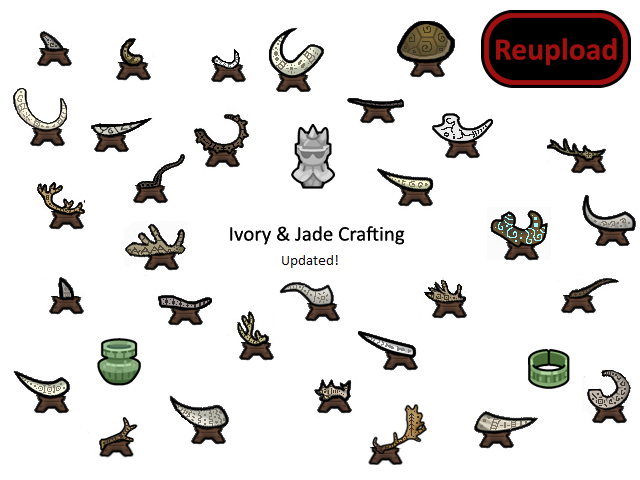
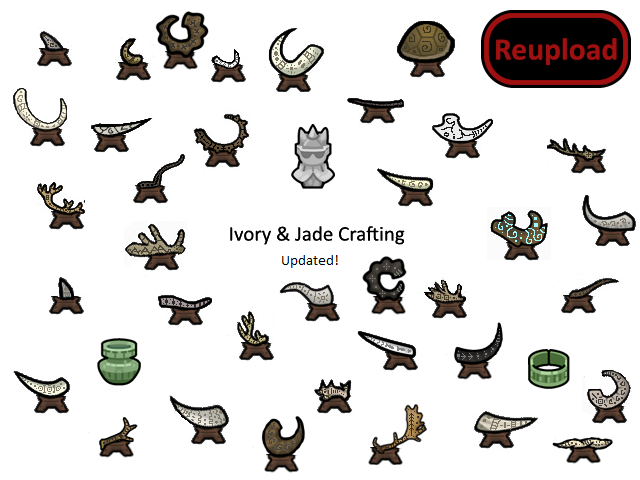
Layered file, before and after one edit (640×480). Changes by layer:
added layer "RackaHornStatue.png" above "MouflonHornStatue.png" over [552, 429, 613, 464]
added layer "MouflonHornStatue.png" above "JacobHornStatue.png" over [151, 11, 209, 70]
added layer "JacobHornStatue.png" above "BighornHornStatue.png" over [445, 322, 503, 380]
added layer "BighornHornStatue.png" above "ArapawaHornStatue.png" over [252, 416, 305, 473]
added layer "ArapawaHornStatue.png" above "PiloseAntlerStatue.png" over [359, 256, 410, 315]
